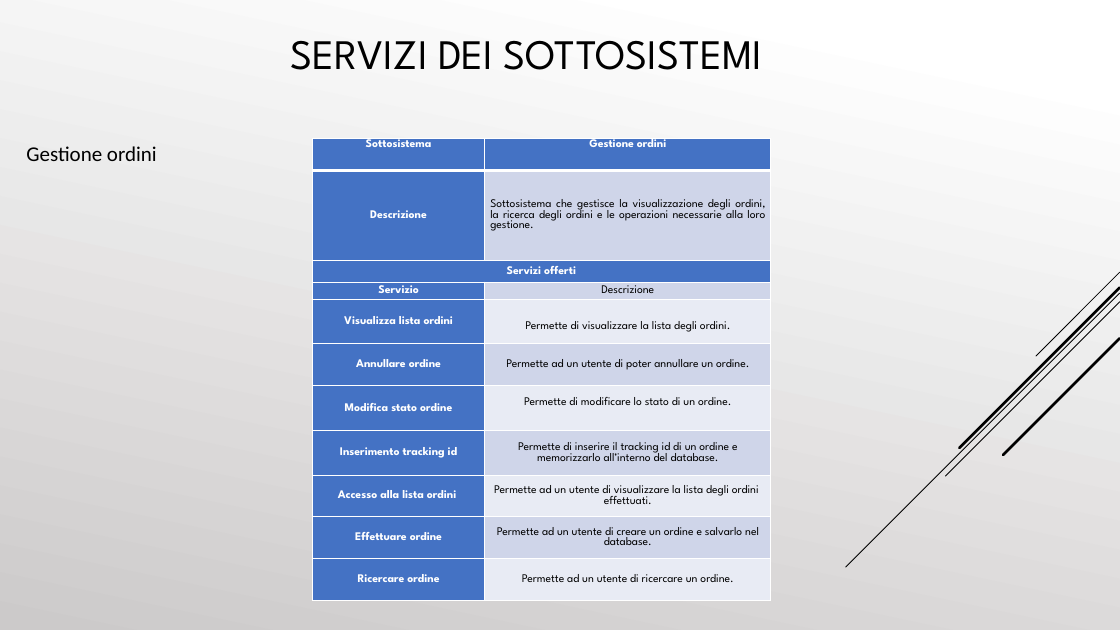
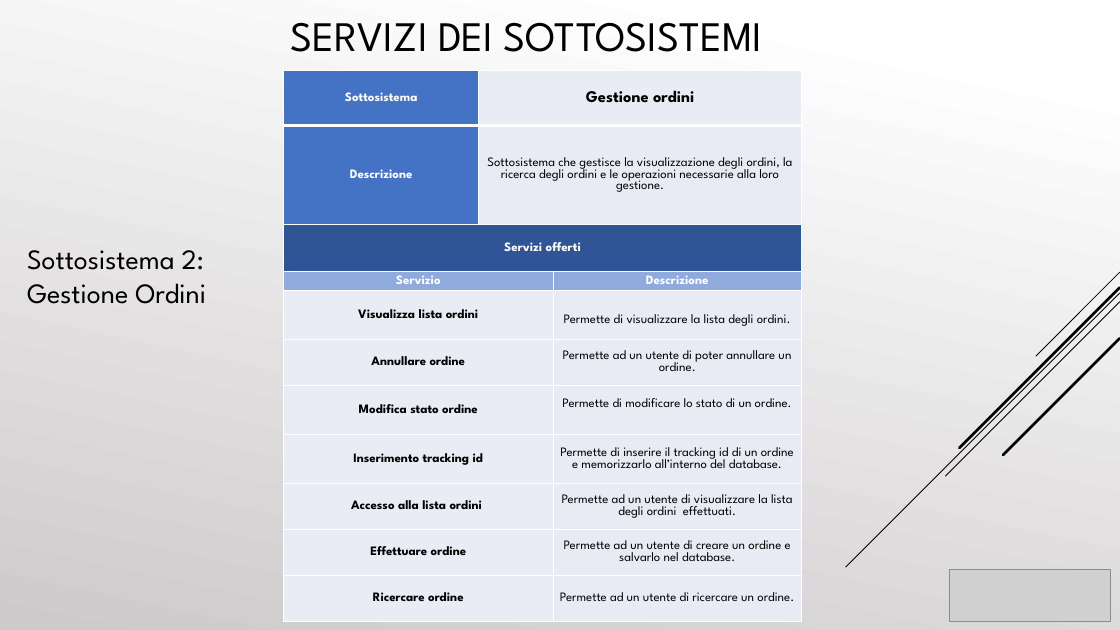
Before and after one commit to cosimob28/GamesHub, a slide deck: slide 31 of Work in progress/Presentazione/GamesHub.pptx (slide 39 before the commit). Drawn at 1120x630 pixels with LibreOffice and Linux fonts; fonts in the diff are those of the drawing; grey boxes stand for pictures. Boxes give left, top, right and bottom in pixels: in the first picture for what was removed or moved away, otherwise in the second. Text is boxed around its words. In the diff, an @@ line names an element or a change of style, - is before the commit and + after.

```diff
--- a/Work in progress/Presentazione/GamesHub.pptx
+++ b/Work in progress/Presentazione/GamesHub.pptx
@@ title "SERVIZI DEI SOTTOSISTEMI": place and size @@
-title "SERVIZI DEI SOTTOSISTEMI" at bbox=[291, 40, 763, 70]
+title "SERVIZI DEI SOTTOSISTEMI" at bbox=[291, 22, 763, 52]
@@ table at bbox=[284, 70, 802, 621] @@
-column 2: Gestione ordini | Sottosistema che gestisce la visualizzazione degli ordini, la ricerca degli ordini e le operazioni necessarie alla loro gestione. |  | Descrizione | Permette di visualizzare la lista degli ordini. | Permette ad un utente di poter annullare un ordine. | Permette di modificare lo stato di un ordine. | Permette di inserire il tracking id di un ordine e memorizzarlo all’interno del database. | Permette ad un utente di visualizzare la lista degli ordini effettuati. | Permette ad un utente di creare un ordine e salvarlo nel database. | Permette ad un utente di ricercare un ordine.
+column 2: Gestione ordini | Sottosistema che gestisce la visualizzazione degli ordini, la ricerca degli ordini e le operazioni necessarie alla loro gestione. |  |  |  |  |  |  |  |  | 
+column 3:  |  |  | Descrizione | Permette di visualizzare la lista degli ordini. | Permette ad un utente di poter annullare un ordine. | Permette di modificare lo stato di un ordine. | Permette di inserire il tracking id di un ordine e memorizzarlo all’interno del database. | Permette ad un utente di visualizzare la lista degli ordini effettuati. | Permette ad un utente di creare un ordine e salvarlo nel database. | Permette ad un utente di ricercare un ordine.
@@ table: place and size @@
-table at bbox=[313, 139, 771, 601]
+table at bbox=[284, 70, 802, 621]
@@ text at bbox=[27, 250, 206, 304]: text changed; size 18 to 24 pt; font Calibri to League Spartan @@
-Gestione ordini
+Sottosistema 2: Gestione Ordini
@@ picture added at bbox=[949, 570, 1111, 622] @@
```
Also in this commit, not shown: 53 other slides changed, 2 slides added, 2 slides removed.
